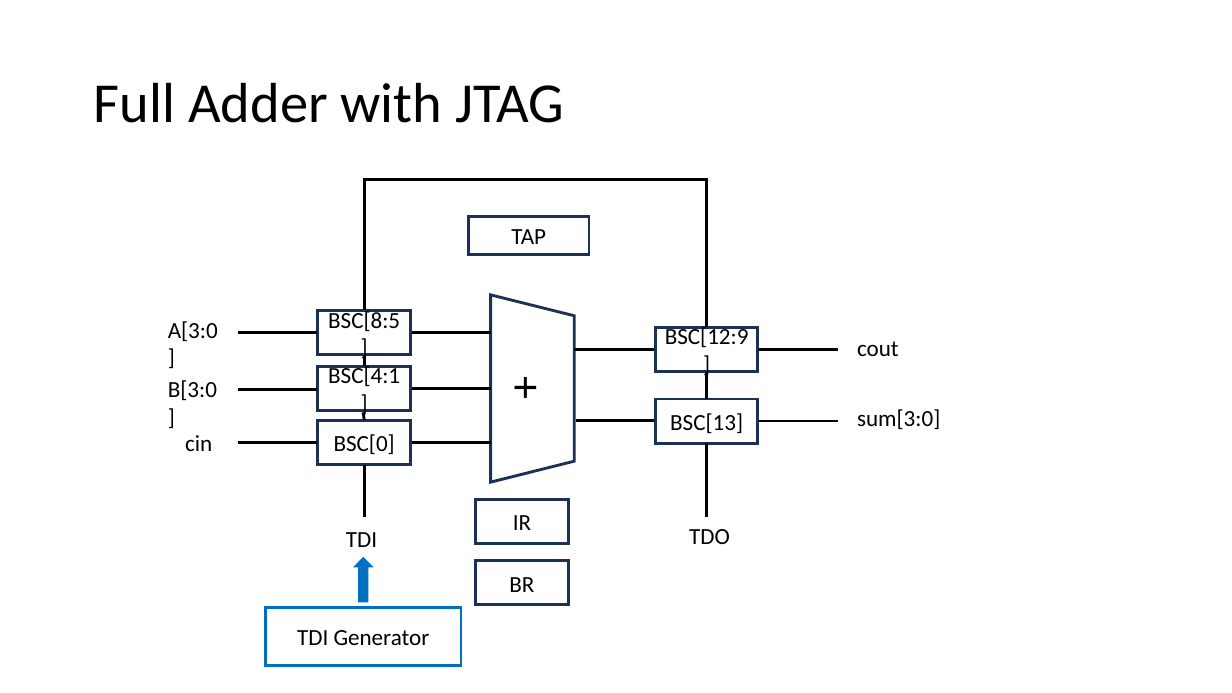
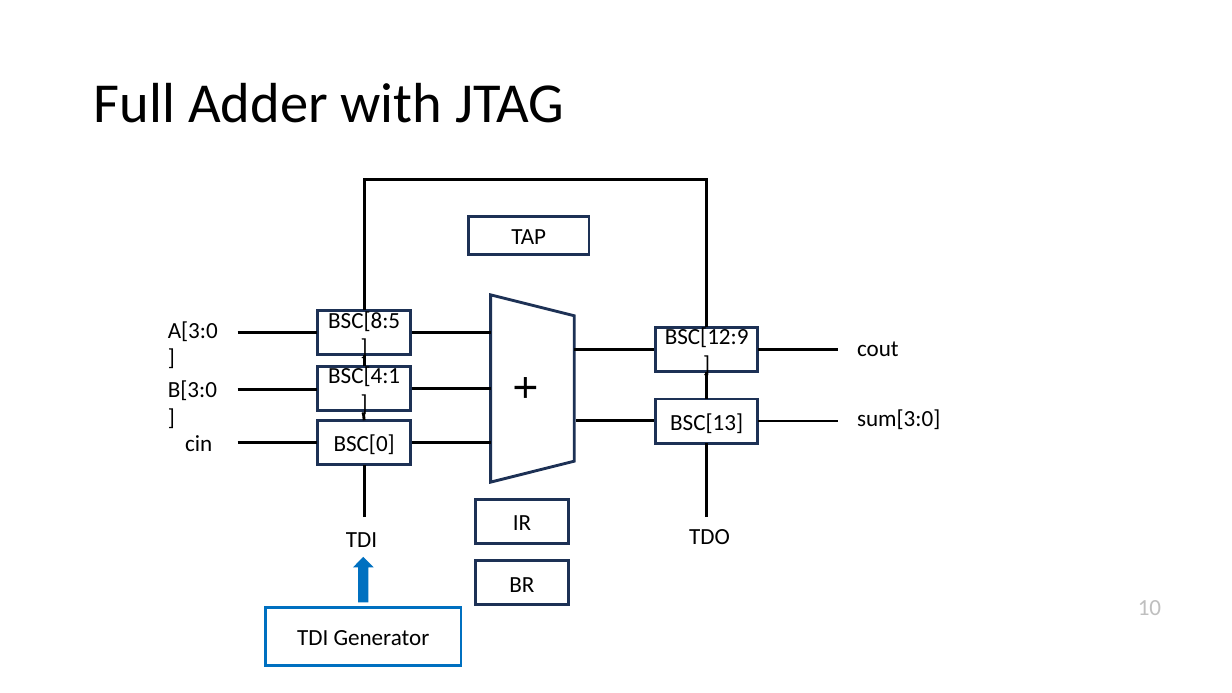
Before and after one commit to ax0080/JTAG, a slide deck: slide 10 of JTAG.pptx. Drawn at 1232x693 pixels with LibreOffice and Linux fonts; fonts in the diff are those of the drawing. Boxes give left, top, right and bottom in pixels: in the first picture for what was removed or moved away, otherwise in the second. Text is boxed around its words. In the diff, an @@ line names an element or a change of style, - is before the commit and + after.

```diff
--- a/JTAG.pptx
+++ b/JTAG.pptx
@@ text added at <box>1138,600,1161,615</box>, 18 pt, text #BFBFBF @@
+10
```
Also in this commit, not shown: 11 other slides changed.
